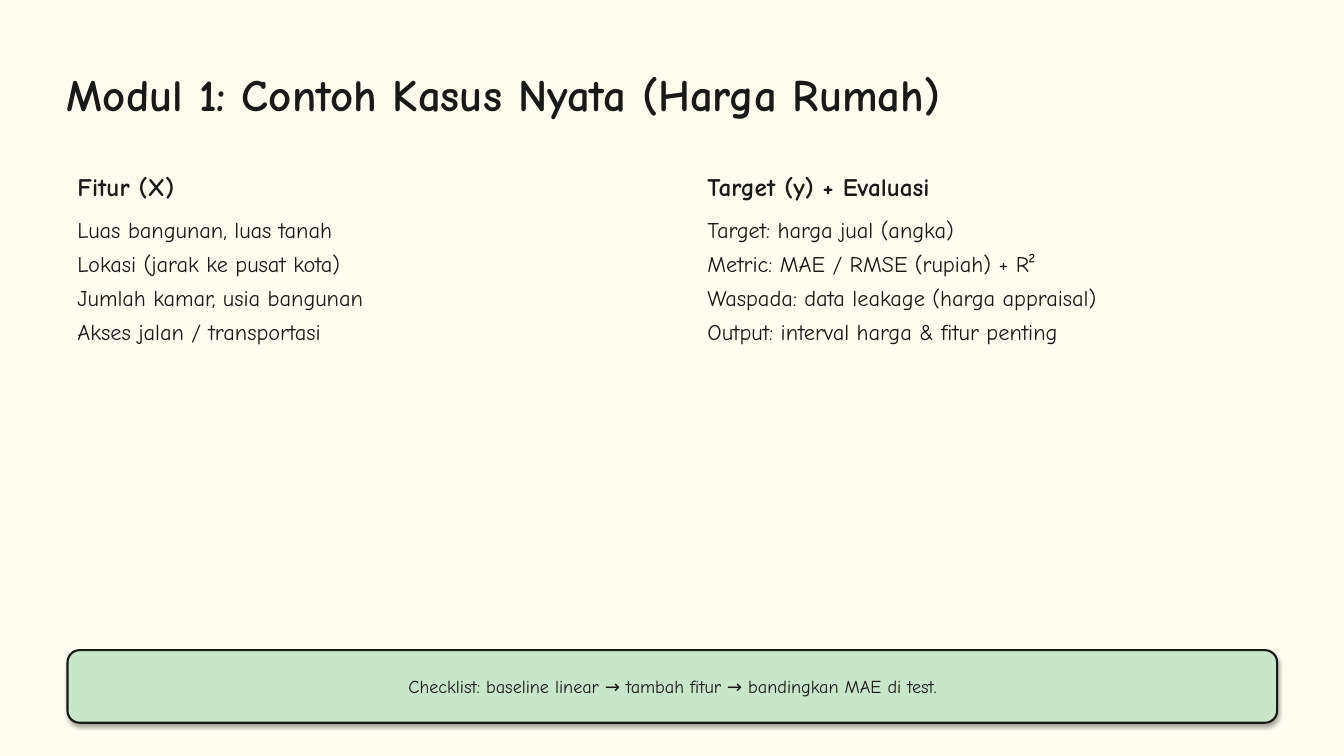
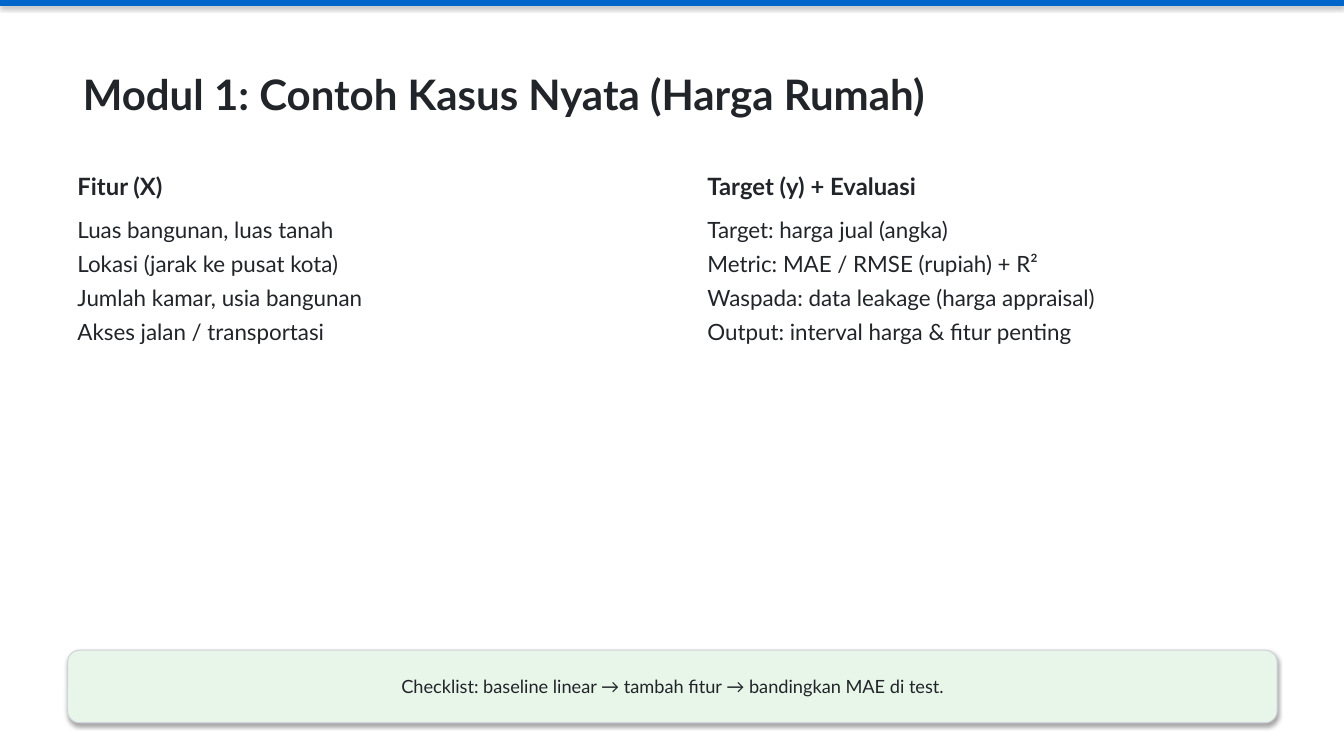
Before and after one commit to Kiryzsuuu/ai-hands-on, a slide deck: slide 23 of AI_Learning_Modul.pptx. Drawn at 1344x756 pixels with LibreOffice and Linux fonts; fonts in the diff are those of the drawing. Boxes give left, top, right and bottom in pixels: in the first picture for what was removed or moved away, otherwise in the second. Text is boxed around its words. In the diff, an @@ line names an element or a change of style, - is before the commit and + after.

```diff
--- a/AI_Learning_Modul.pptx
+++ b/AI_Learning_Modul.pptx
@@ background #FFFDF0 to #FFFFFF @@
@@ rectangle added at [0, 0, 1344, 6], fill #0066CC @@
@@ title "Modul 1: Contoh Kasus Nyata ..." at [83, 77, 925, 118]: size 32 to 30 pt, font Comic Neue to Lato, text colour #191919 to #212529 @@
@@ text "Fitur (X)" at [77, 176, 162, 199]: size 18 to 17 pt, font Comic Neue to Lato, text colour #191919 to #212529 @@
@@ text "Target (y) + Evaluasi" at [707, 176, 916, 200]: size 18 to 17 pt, font Comic Neue to Lato, text colour #191919 to #212529 @@
@@ text "Luas bangunan, luas tanah" at [77, 221, 362, 344]: font Comic Neue to Lato, text colour #191919 to #212529 @@
@@ text "Target: harga jual (angka)" at [707, 221, 1095, 344]: font Comic Neue to Lato, text colour #191919 to #212529 @@
@@ rounded rectangle "Checklist: baseline linear → tambah ..." at [68, 650, 1277, 723]: font Comic Neue to Lato, text colour #191919 to #212529; fill #C8E6C9 to #E8F5E9; outline #191919 1.5 pt to #CED4DA 0.75 pt @@
```
Also in this commit, not shown: 54 other slides changed, 1 other file.
